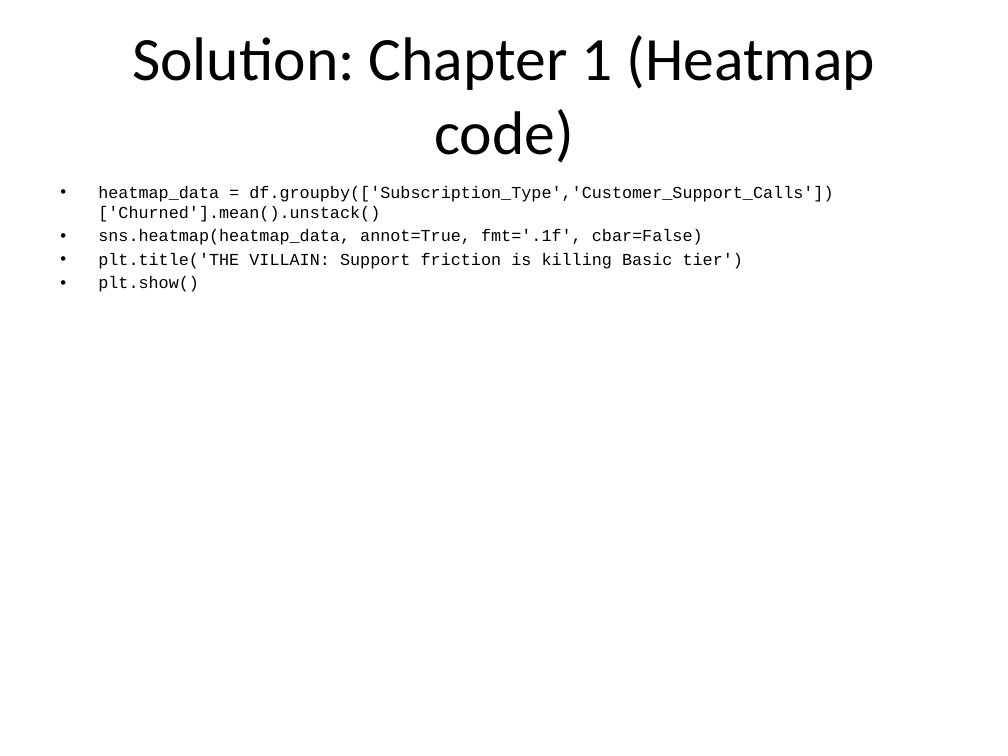
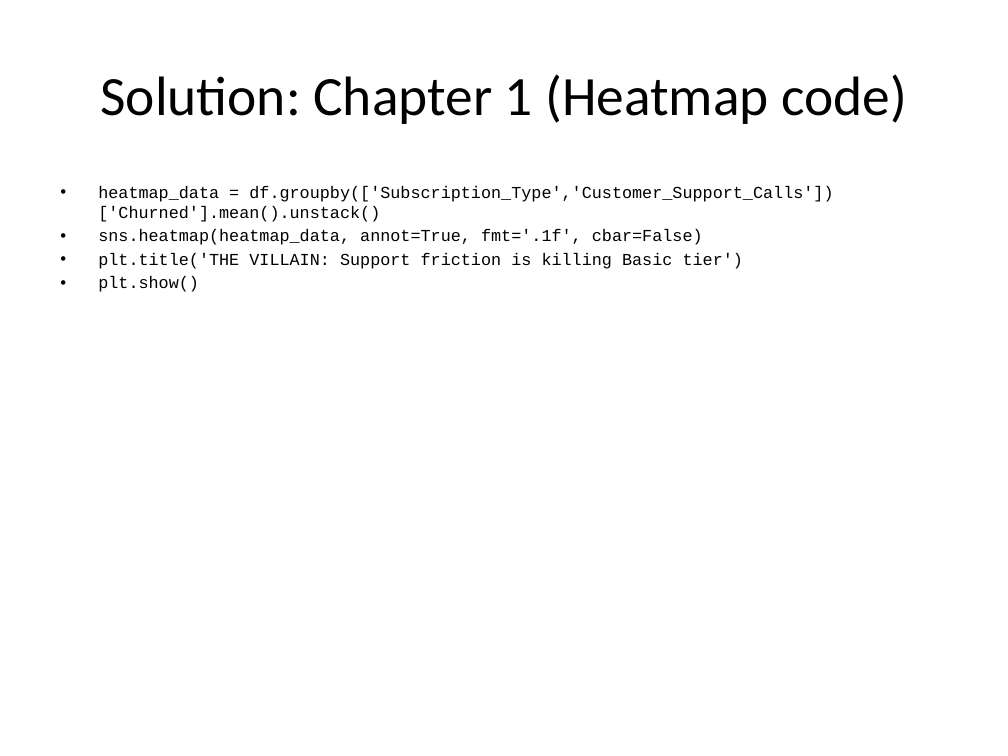
Before and after one commit to neelsoumya/visualization_lecture, a slide deck: slide 15 of slides/data_storytelling_slides.pptx. Drawn at 1008x756 pixels with LibreOffice and Linux fonts; fonts in the diff are those of the drawing. Boxes give left, top, right and bottom in pixels: in the first picture for what was removed or moved away, otherwise in the second. Text is boxed around its words. In the diff, an @@ line names an element or a change of style, - is before the commit and + after.

```diff
--- a/slides/data_storytelling_slides.pptx
+++ b/slides/data_storytelling_slides.pptx
@@ title "Solution: Chapter 1 (Heatmap code)" at (x1=100, y1=74, x2=907, y2=124): size 44 to 39.6 pt @@
```
Also in this commit, not shown: 11 other slides changed, 2 other files.
